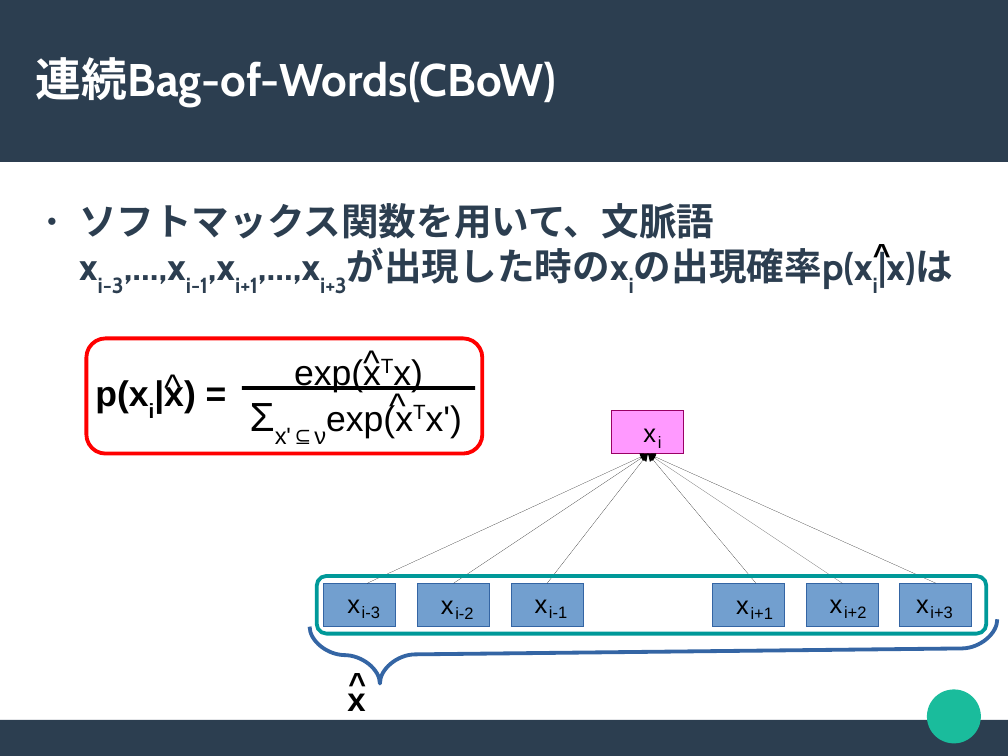
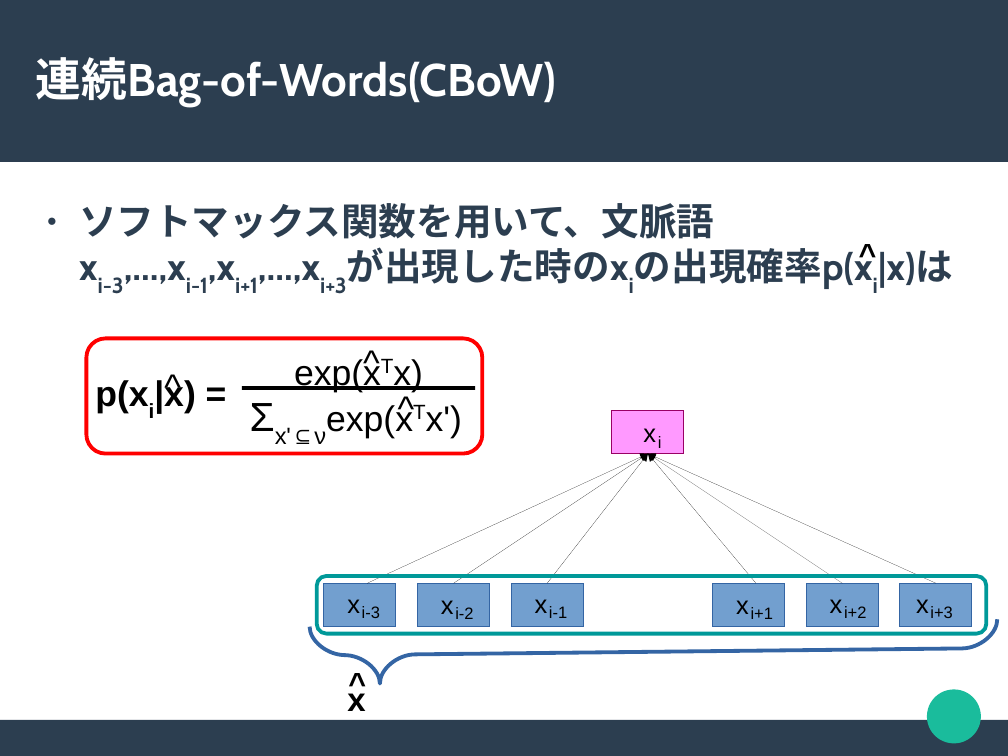
Before and after one commit to chocolaolantan/thesis, a slide deck: slide 10 of note/word2vecにより得たベクトルデータの利用に関する実験.odp (slide 6 before the commit). Drawn at 1008x756 pixels with LibreOffice and Linux fonts; fonts in the diff are those of the drawing. Boxes give left, top, right and bottom in pixels: in the first picture for what was removed or moved away, otherwise in the second. Text is boxed around its words. In the diff, an @@ line names an element or a change of style, - is before the commit and + after.

```diff
--- a/note/word2vecにより得たベクトルデータの利用に関する実験.odp
+++ b/note/word2vecにより得たベクトルデータの利用に関する実験.odp
@@ text "^": place and size @@
-text "^" at box(864, 231, 893, 273)
+text "^" at box(850, 231, 878, 273)
@@ text "^": place and size @@
-text "^" at box(381, 379, 433, 427)
+text "^" at box(389, 381, 441, 430)
```
Also in this commit, not shown: 1 other slide changed, 4 slides added, 7 other files.
